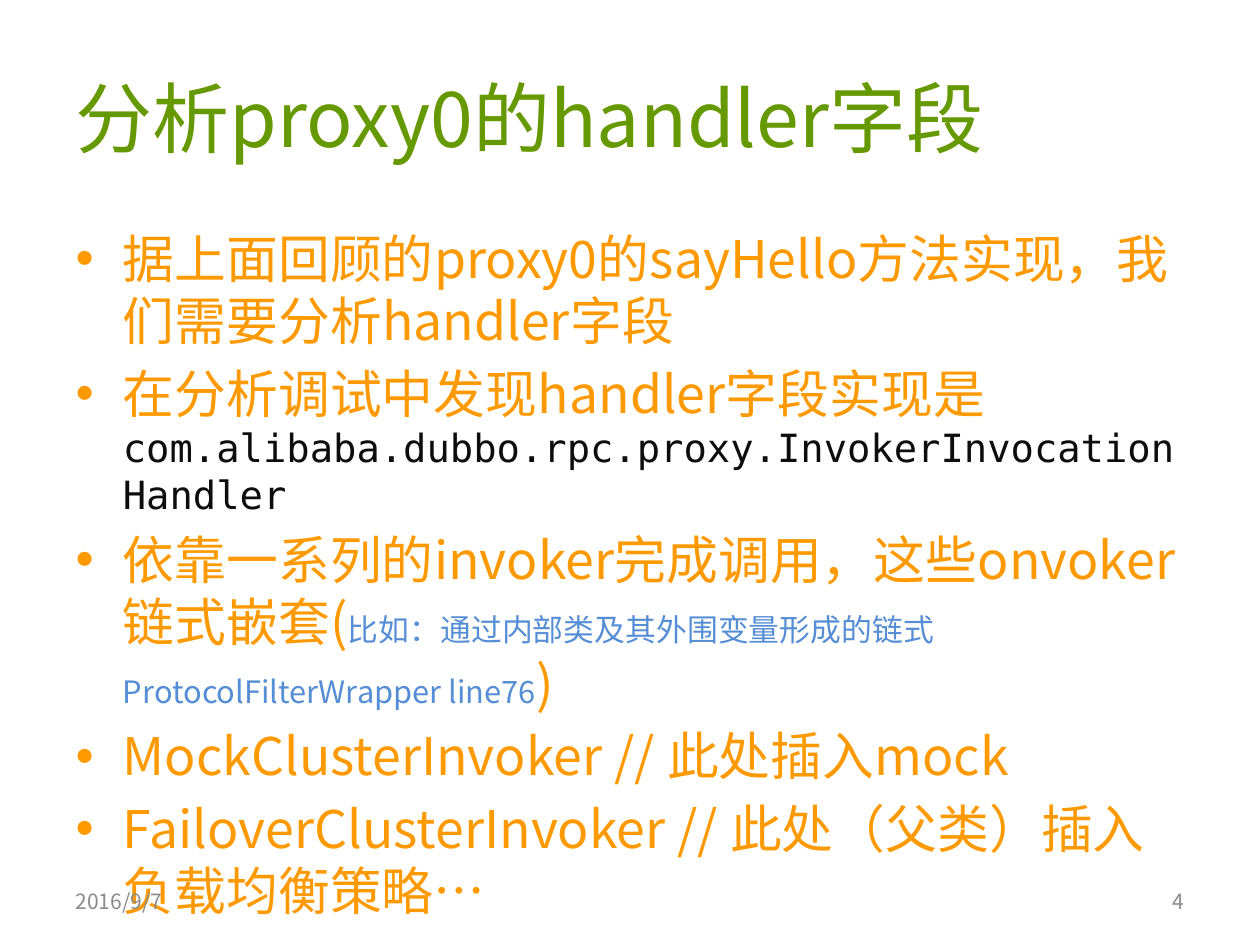
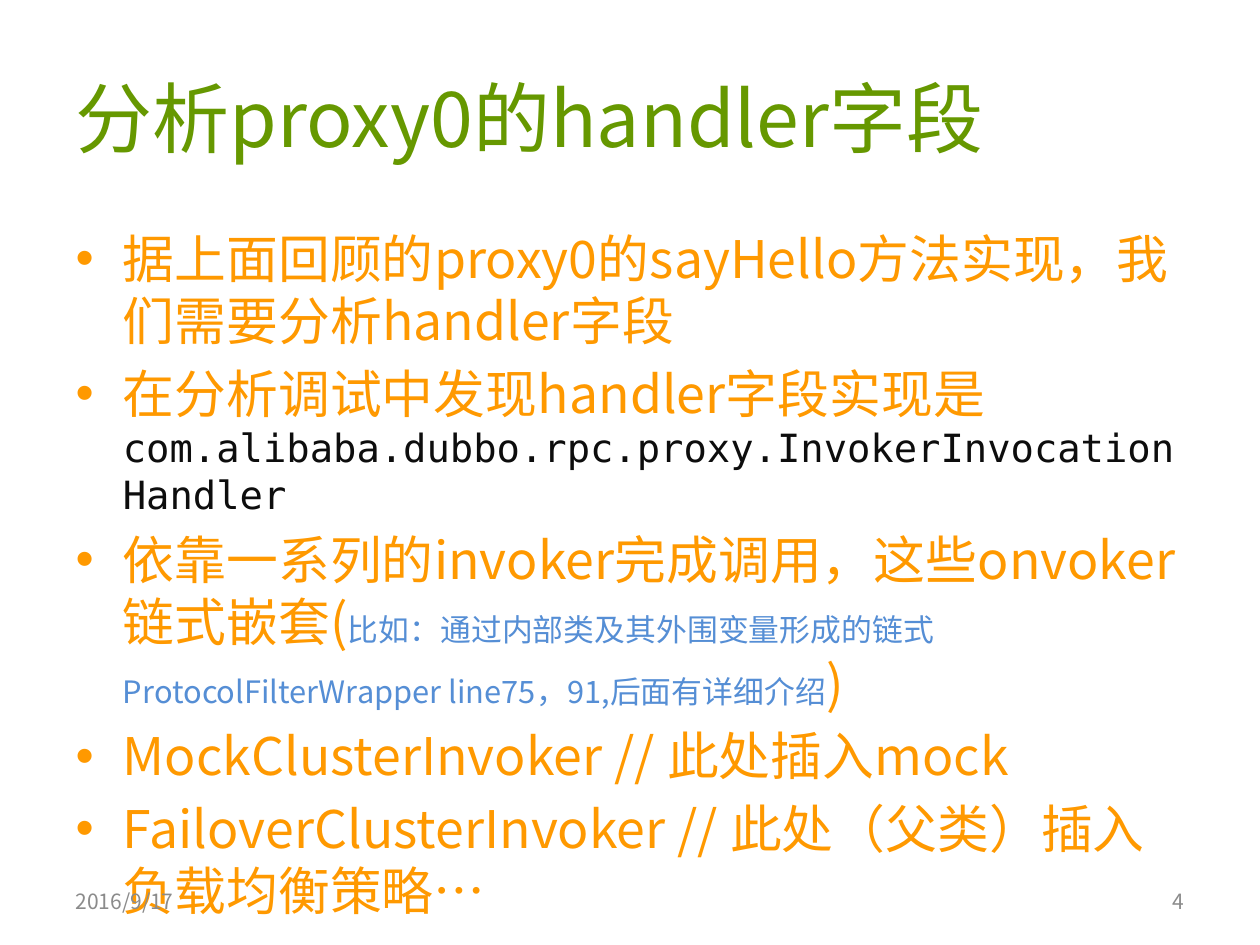
Before and after one commit to AmarRocks/demo, a slide deck: slide 4 of 04.dubbo_demo/document/dubbo源码分析2-reference bean发起调用.pptx. Drawn at 1260x945 pixels with LibreOffice and Linux fonts; fonts in the diff are those of the drawing. Boxes give left, top, right and bottom in pixels: in the first picture for what was removed or moved away, otherwise in the second. Text is boxed around its words. In the diff, an @@ line names an element or a change of style, - is before the commit and + after.

```diff
--- a/04.dubbo_demo/document/dubbo源码分析2-reference bean发起调用.pptx
+++ b/04.dubbo_demo/document/dubbo源码分析2-reference bean发起调用.pptx
@@ text at [123, 535, 1175, 710]: text changed @@
-• 依靠一系列的invoker完成调用，这些onvoker链式嵌套(比如：通过内部类及其外围变量形成的链式 ProtocolFilterWrapper line76)
+• 依靠一系列的invoker完成调用，这些onvoker链式嵌套(比如：通过内部类及其外围变量形成的链式 ProtocolFilterWrapper line75，91,后面有详细介绍)
@@ text at [76, 888, 174, 914]: text changed @@
-2016/9/7
+2016/9/17
```
Also in this commit, not shown: 15 other slides changed, 1 slide added, 3 other files.
